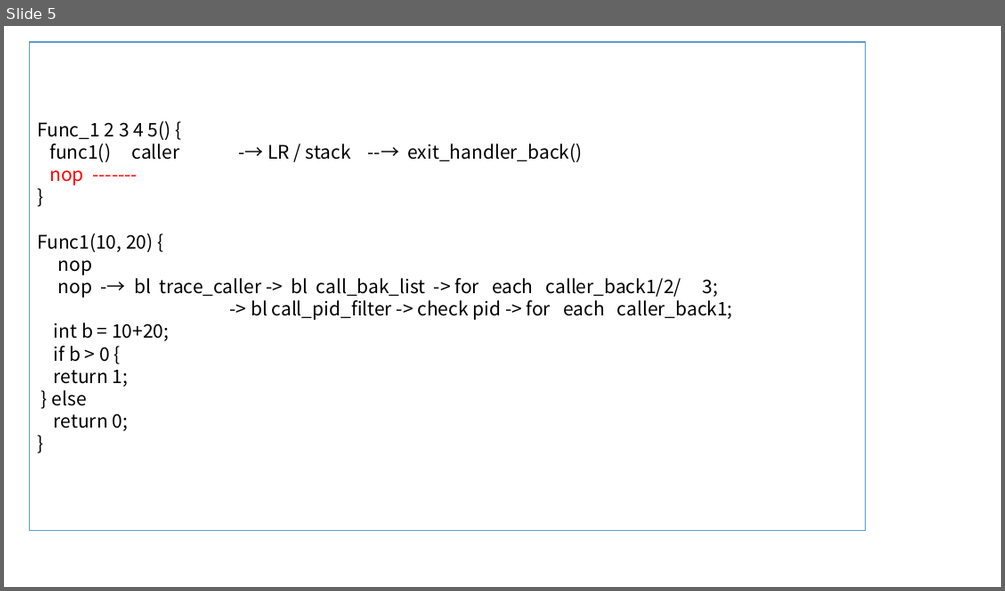
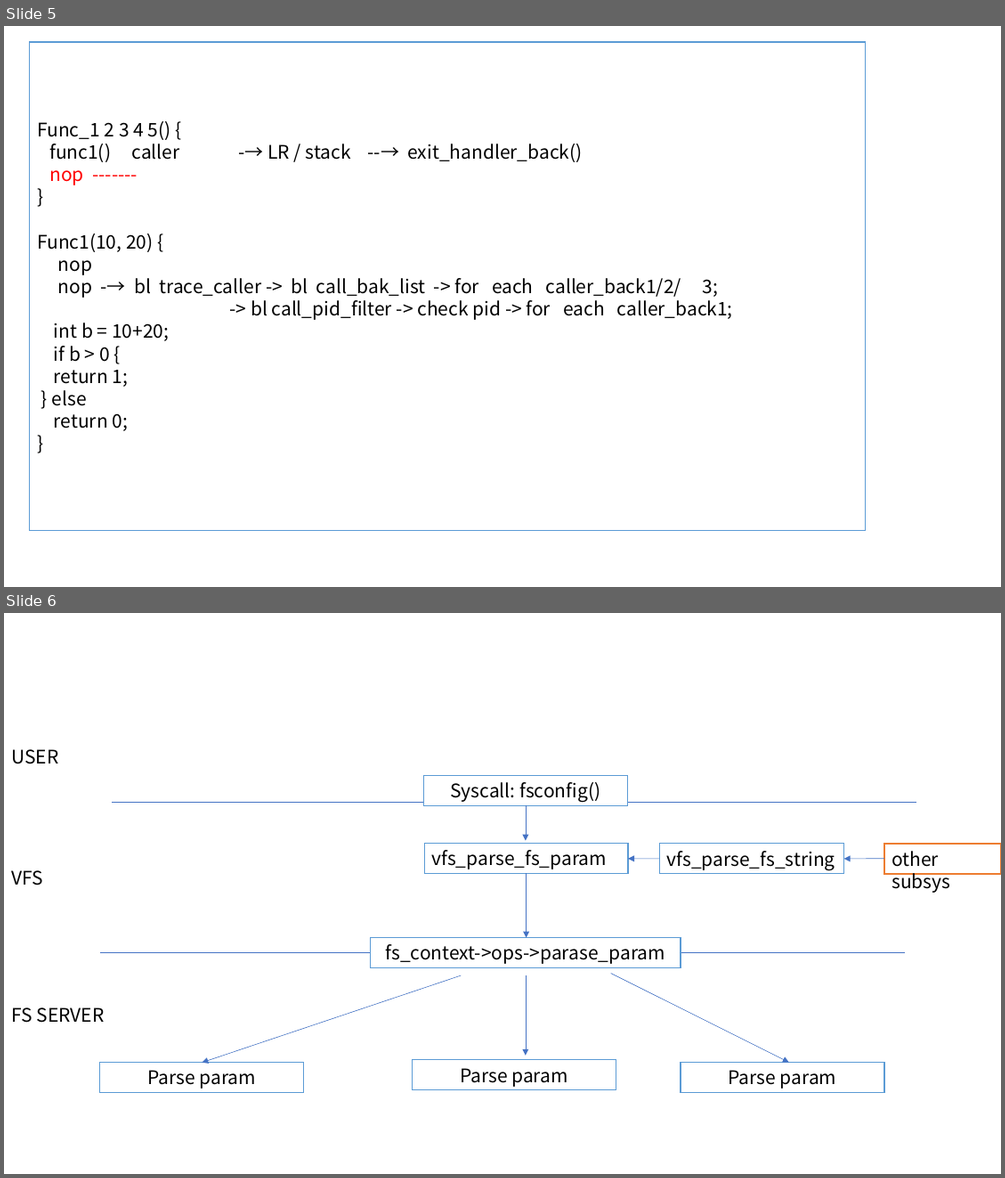
Before and after one commit to guoweikang/Linux-book, a slide deck: docs/debug/ppt/ftrace.pptx. Shown one above the other, each under a label of ours: slide 5 before the commit, slides 5 and 6 after it. The pictures are 1005x591 and 1005x1178 pixels, drawn with LibreOffice and Linux fonts; fonts in the diff are those of the drawing. Boxes give left, top, right and bottom in pixels: in the first picture for what was removed or moved away, otherwise in the second. Text is boxed around its words. In the diff, an @@ line names an element or a change of style, - is before the commit and + after.

```diff
--- a/docs/debug/ppt/ftrace.pptx
+++ b/docs/debug/ppt/ftrace.pptx
@@ slide 6 added at (4,613,1001,1174), background #FFFFFF @@
@@ text added at (11,749,58,764), 18 pt, text #000000 @@
+USER
@@ rectangle added at (423,775,628,805), fill #FFFFFF, outline #5B9BD5 1 pt, 18 pt, text #000000 @@
+Syscall: fsconfig()
@@ line added from (112, 803) to (916, 803), #4472C4 0.5 pt @@
@@ arrow added from (526, 805) to (526, 840), #4472C4 0.5 pt @@
@@ rectangle added at (424,844,629,873), fill #FFFFFF, outline #5B9BD5 1 pt, 18 pt, text #000000 @@
+vfs_parse_fs_param
@@ rectangle added at (660,844,844,873), fill #FFFFFF, outline #5B9BD5 1 pt, 18 pt, text #000000 @@
+vfs_parse_fs_string
@@ rectangle added at (884,844,1001,873), fill #FFFFFF, outline #ED7D31 1 pt, 18 pt, text #000000 @@
+other subsys
@@ text added at (11,870,43,885), 18 pt, text #000000 @@
+VFS
@@ arrow added from (526, 873) to (526, 938), #4472C4 0.5 pt @@
@@ arrow added from (660, 859) to (629, 859), #4472C4 0.5 pt @@
@@ arrow added from (884, 859) to (844, 859), #4472C4 0.5 pt @@
@@ line added from (100, 952) to (905, 952), #4472C4 0.5 pt @@
@@ rectangle added at (371,938,680,967), fill #FFFFFF, outline #5B9BD5 1 pt, 18 pt, text #000000 @@
+fs_context->ops->parase_param
@@ arrow added from (461, 976) to (202, 1062), #4472C4 0.5 pt @@
@@ arrow added from (526, 976) to (526, 1055), #4472C4 0.5 pt @@
@@ arrow added from (611, 973) to (789, 1062), #4472C4 0.5 pt @@
@@ text added at (11,1007,105,1022), 18 pt, text #000000 @@
+FS SERVER
@@ rectangle added at (100,1062,304,1093), fill #FFFFFF, outline #5B9BD5 1 pt, 18 pt, text #000000 @@
+Parse param
@@ rectangle added at (413,1060,616,1090), fill #FFFFFF, outline #5B9BD5 1 pt, 18 pt, text #000000 @@
+Parse param
@@ rectangle added at (680,1062,885,1093), fill #FFFFFF, outline #5B9BD5 1 pt, 18 pt, text #000000 @@
+Parse param
```
Also in this commit, not shown: 6 other slides added, 52 other files.
